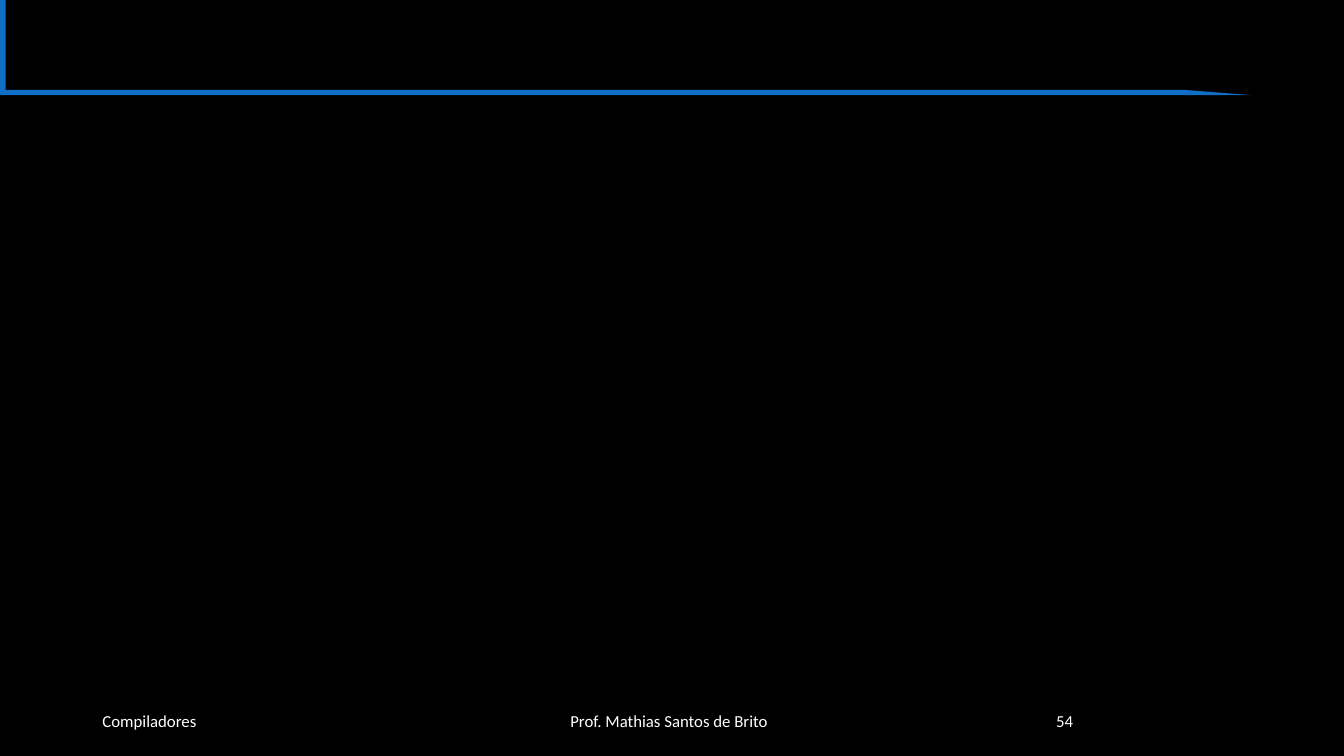
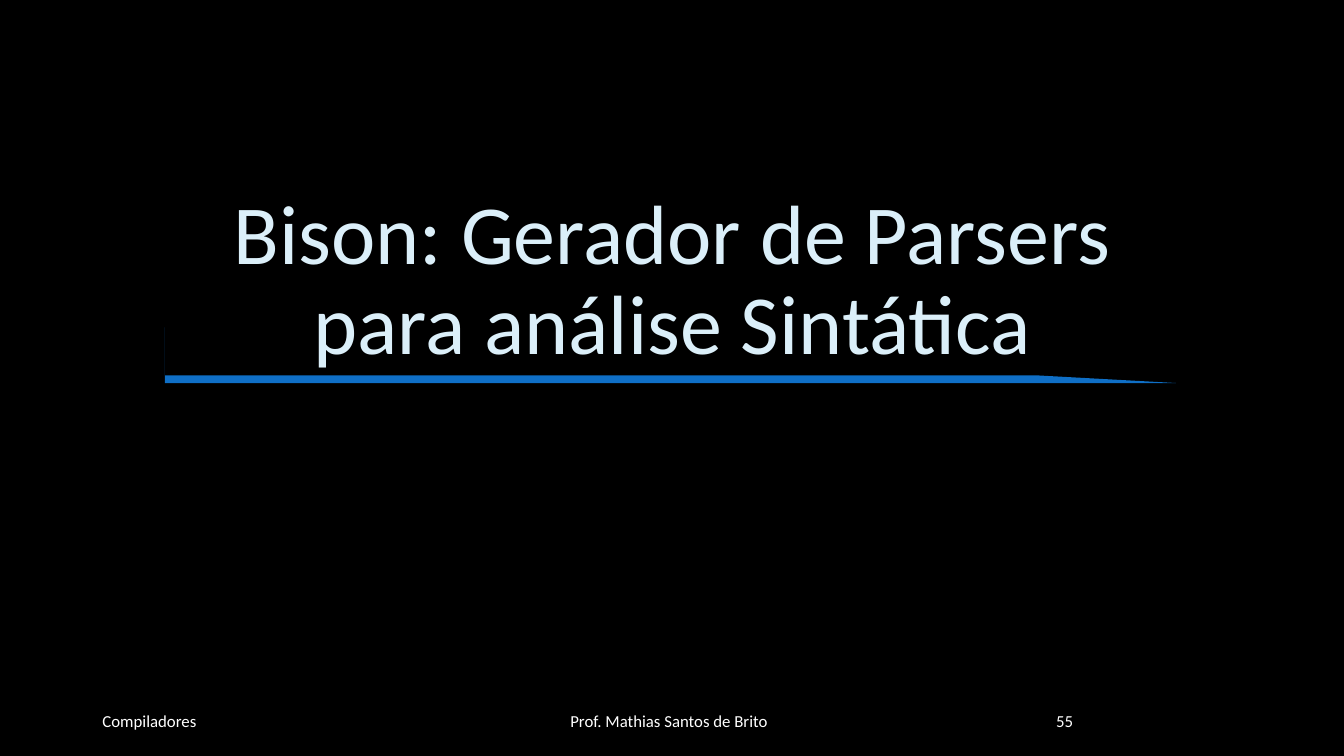
Before and after one commit to cet058-Org/2019.1, a slide deck: slide 55 of slides.pptx (slide 54 before the commit). Drawn at 1344x756 pixels with LibreOffice and Linux fonts; fonts in the diff are those of the drawing; background and template pictures are left out. Boxes give left, top, right and bottom in pixels: in the first picture for what was removed or moved away, otherwise in the second. Text is boxed around its words. In the diff, an @@ line names an element or a change of style, - is before the commit and + after.

```diff
--- a/slides.pptx
+++ b/slides.pptx
@@ half frame removed at box(0, 0, 1251, 96) @@
@@ title added at box(234, 205, 1110, 368), 60 pt, text #DBEFF9 @@
+Bison: Gerador de Parsers para análise Sintática
@@ half frame added at box(165, 328, 1177, 383), fill #0F6FC6 @@
@@ page number at box(1056, 716, 1073, 727): text changed @@
-54
+55
```
Also in this commit, not shown: 1 other slide changed, 8 slides added.
